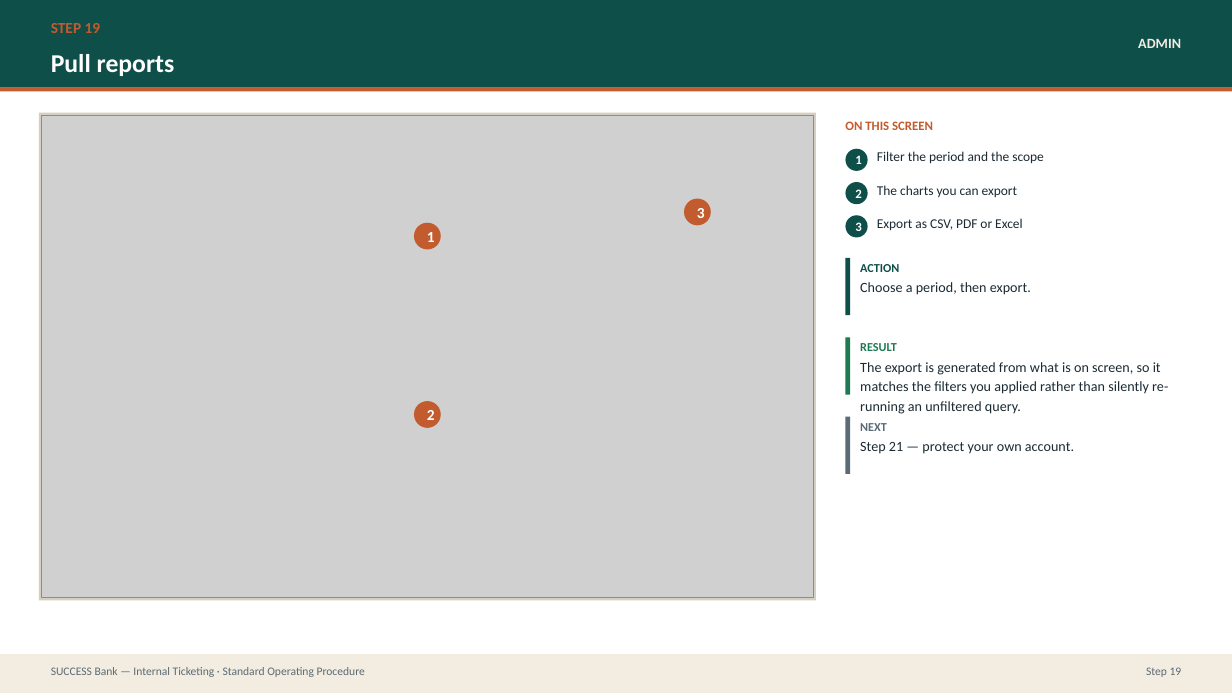
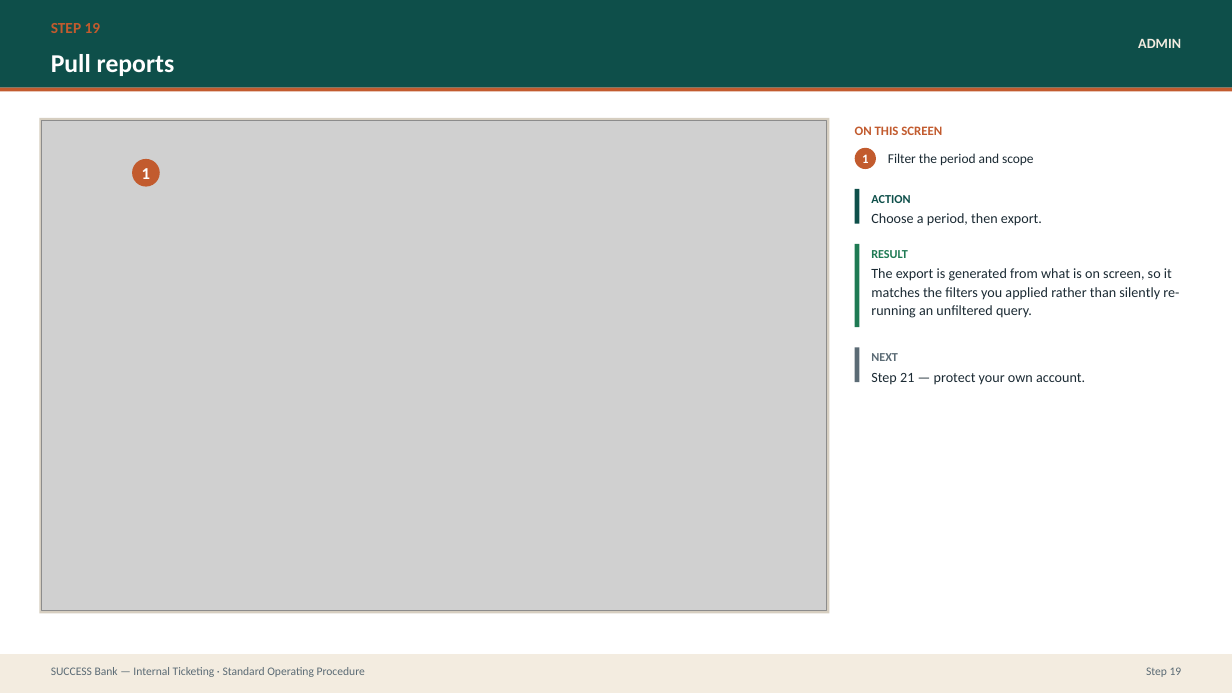
Before and after one commit to prajwal-patil-hub/Internal-Banking-Ticketing-System, a slide deck: slide 36 of docs/sop/SUCCESS-Bank-Ticketing-SOP.pptx. Drawn at 1232x693 pixels with LibreOffice and Linux fonts; fonts in the diff are those of the drawing; grey boxes stand for pictures. Boxes give left, top, right and bottom in pixels: in the first picture for what was removed or moved away, otherwise in the second. Text is boxed around its words. In the diff, an @@ line names an element or a change of style, - is before the commit and + after.

```diff
--- a/docs/sop/SUCCESS-Bank-Ticketing-SOP.pptx
+++ b/docs/sop/SUCCESS-Bank-Ticketing-SOP.pptx
@@ rectangle: place and size @@
-rectangle at (39, 113, 816, 601)
+rectangle at (39, 117, 829, 613)
@@ picture: place and size @@
-picture at (42, 116, 813, 598)
+picture at (42, 120, 827, 611)
@@ text "ON THIS SCREEN": place and size @@
-text "ON THIS SCREEN" at (845, 121, 933, 130)
+text "ON THIS SCREEN" at (855, 126, 942, 135)
@@ ellipse "1": place and size @@
-ellipse "1" at (846, 149, 868, 171)
+ellipse "1" at (855, 148, 876, 169)
@@ ellipse "1" at (855, 148, 876, 169): fill #0E4F4A to #C25B2E @@
@@ ellipse "1": place and size @@
-ellipse "1" at (414, 223, 441, 250)
+ellipse "1" at (132, 159, 160, 187)
@@ ellipse "1" at (132, 159, 160, 187): size 12 to 13 pt @@
@@ text at (888, 153, 1034, 165): text changed @@
-Filter the period and the scope
+Filter the period and scope
@@ ellipse removed at (684, 199, 711, 226) @@
-3
@@ ellipse removed at (846, 182, 868, 204) @@
-2
@@ rectangle: place and size @@
-rectangle at (846, 258, 850, 315)
+rectangle at (855, 189, 860, 224)
@@ text "ACTION": place and size @@
-text "ACTION" at (860, 264, 899, 272)
+text "ACTION" at (871, 195, 910, 203)
@@ line spacing 1.15 to 1.08 in 3 elements at (871, 268, 1179, 318), (871, 373, 1085, 385), (871, 213, 1042, 226) @@
@@ text "Choose a period, then export.": place and size @@
-text "Choose a period, then export." at (860, 282, 1031, 295)
+text "Choose a period, then export." at (871, 213, 1042, 226)
@@ text removed at (877, 185, 1018, 197) @@
-The charts you can export
@@ ellipse removed at (846, 215, 868, 238) @@
-3
@@ text removed at (877, 218, 1022, 230) @@
-Export as CSV, PDF or Excel
@@ rectangle: place and size @@
-rectangle at (846, 337, 850, 395)
+rectangle at (855, 244, 860, 327)
@@ text "The export is generated from ...": place and size @@
-text "The export is generated from ..." at (860, 362, 1168, 414)
+text "The export is generated from ..." at (871, 268, 1179, 318)
@@ text "RESULT": place and size @@
-text "RESULT" at (860, 343, 897, 351)
+text "RESULT" at (871, 250, 908, 258)
@@ rectangle: place and size @@
-rectangle at (846, 417, 850, 474)
+rectangle at (855, 348, 860, 383)
@@ text "NEXT": place and size @@
-text "NEXT" at (860, 423, 887, 431)
+text "NEXT" at (871, 353, 898, 361)
@@ text "Step 21 — protect your ...": place and size @@
-text "Step 21 — protect your ..." at (860, 442, 1074, 454)
+text "Step 21 — protect your ..." at (871, 373, 1085, 385)
@@ ellipse removed at (414, 401, 441, 428) @@
-2
```
Also in this commit, not shown: 26 other slides changed, 30 other files.
